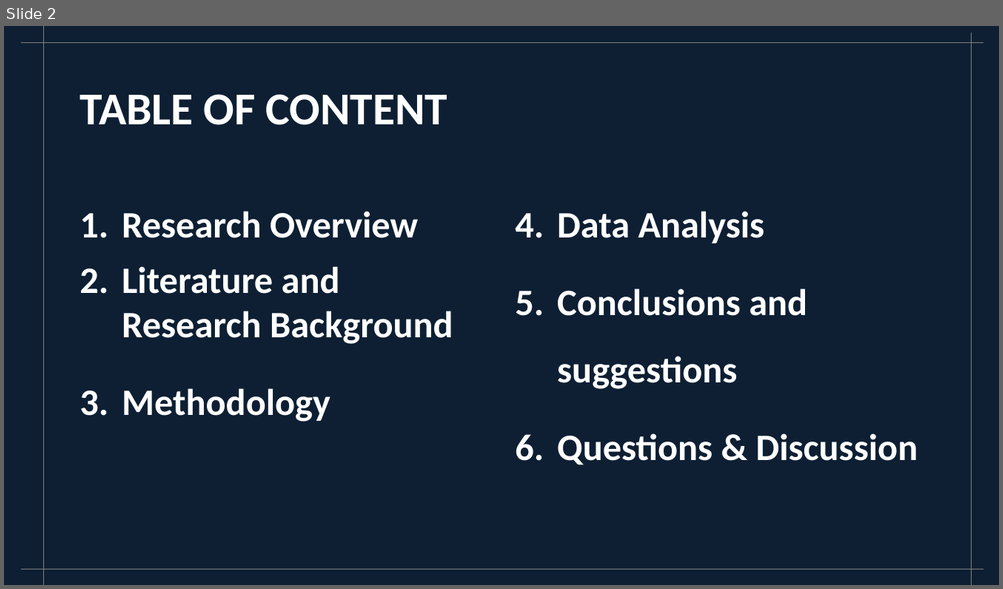
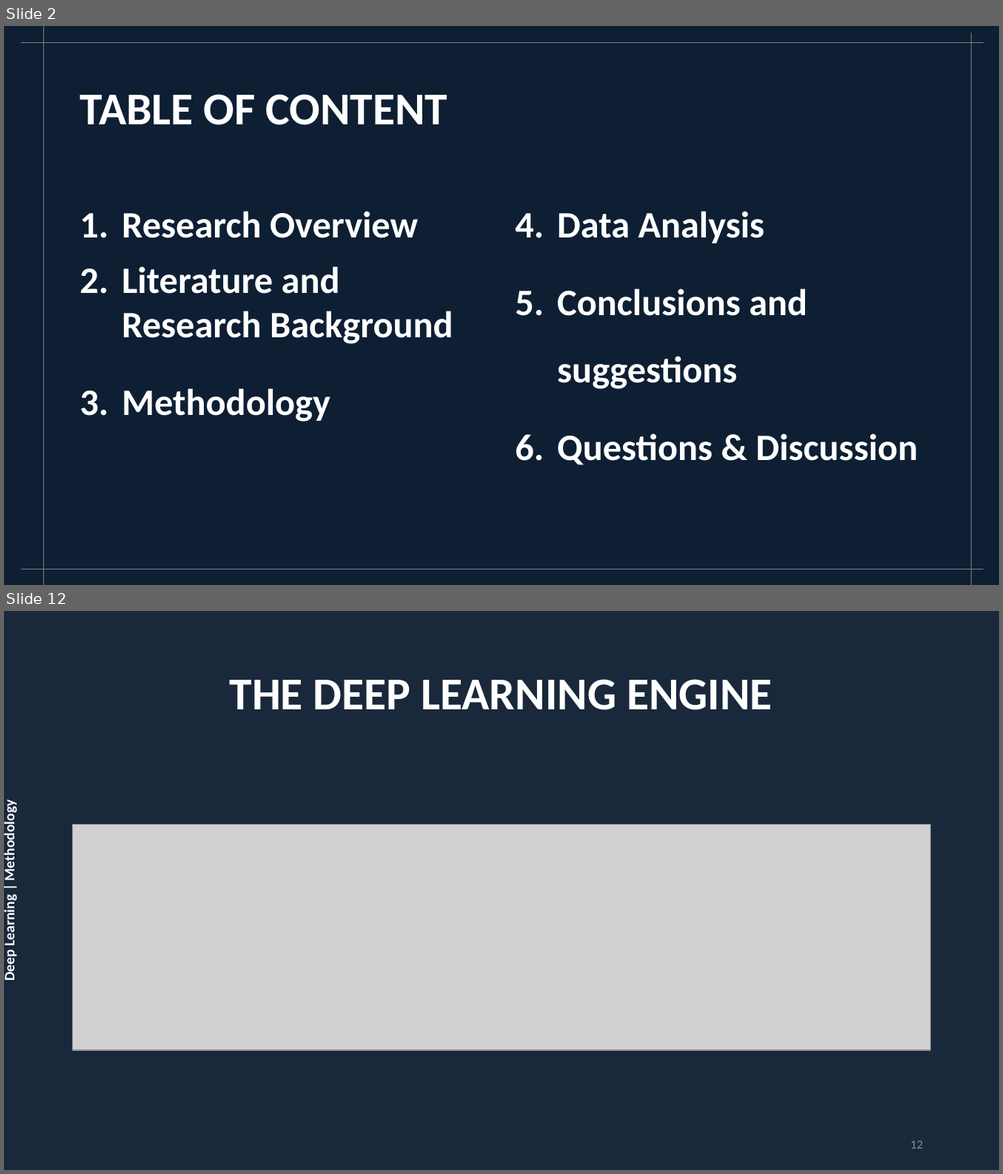
Before and after one commit to ghasemizade/research-gate, a slide deck: proposal-present-slides.pptx. Shown one above the other, each under a label of ours: slide 2 before the commit, slides 2 and 12 after it; the slides between them are not shown. The pictures are 1003x589 and 1003x1174 pixels, drawn with LibreOffice and Linux fonts; fonts in the diff are those of the drawing; grey boxes stand for pictures. Boxes give left, top, right and bottom in pixels: in the first picture for what was removed or moved away, otherwise in the second. Text is boxed around its words. In the diff, an @@ line names an element or a change of style, - is before the commit and + after.

```diff
--- a/proposal-present-slides.pptx
+++ b/proposal-present-slides.pptx
@@ slide 12 added at bbox=[4, 611, 999, 1170], background #FFFFFF @@
@@ rectangle added at bbox=[4, 611, 999, 1170], fill #19283B @@
@@ title added at bbox=[230, 679, 772, 710], 44 pt, text #FFFFFF, bold @@
+THE DEEP LEARNING ENGINE
@@ text added at bbox=[4, 808, 18, 980], 14 pt, text #FFFFFF, bold @@
+Deep Learning | Methodology
@@ picture added at bbox=[73, 824, 930, 1051] @@
@@ page number added at bbox=[910, 1141, 922, 1149], 12 pt, text #8C8C8C @@
+12
```
Also in this commit, not shown: 7 slides changed, 4 other slides added, 1 other file.
